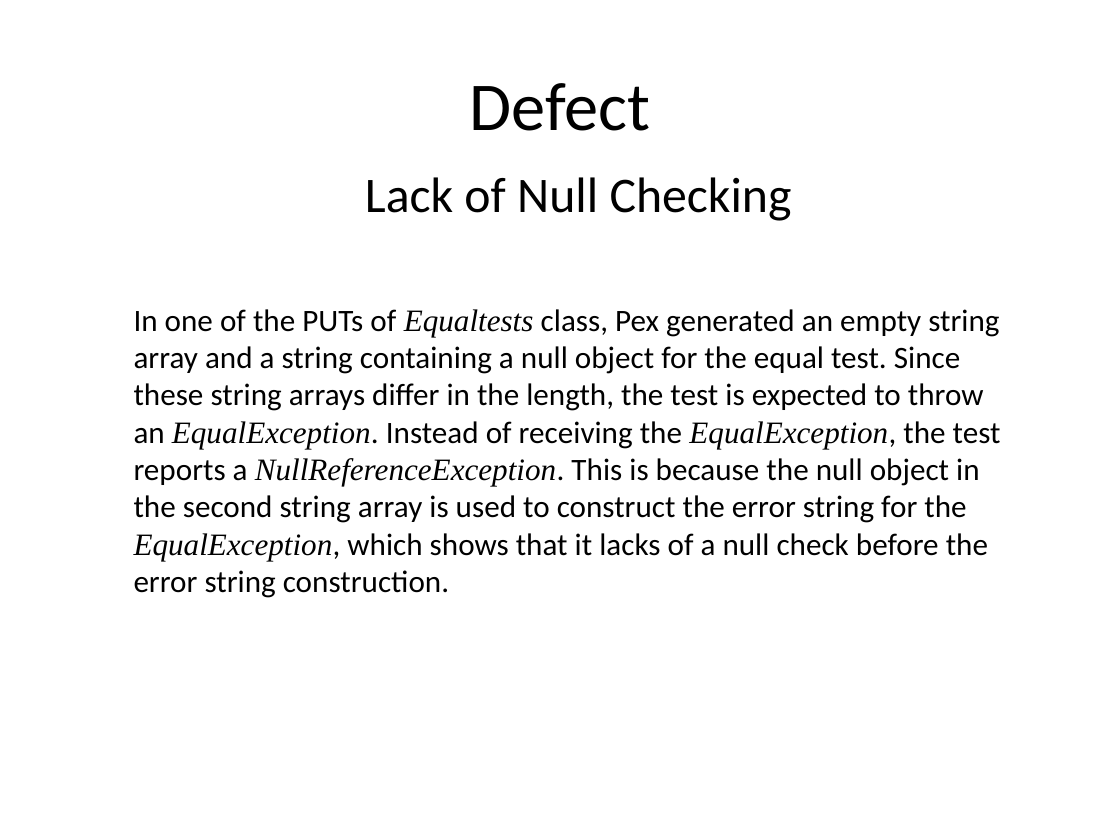
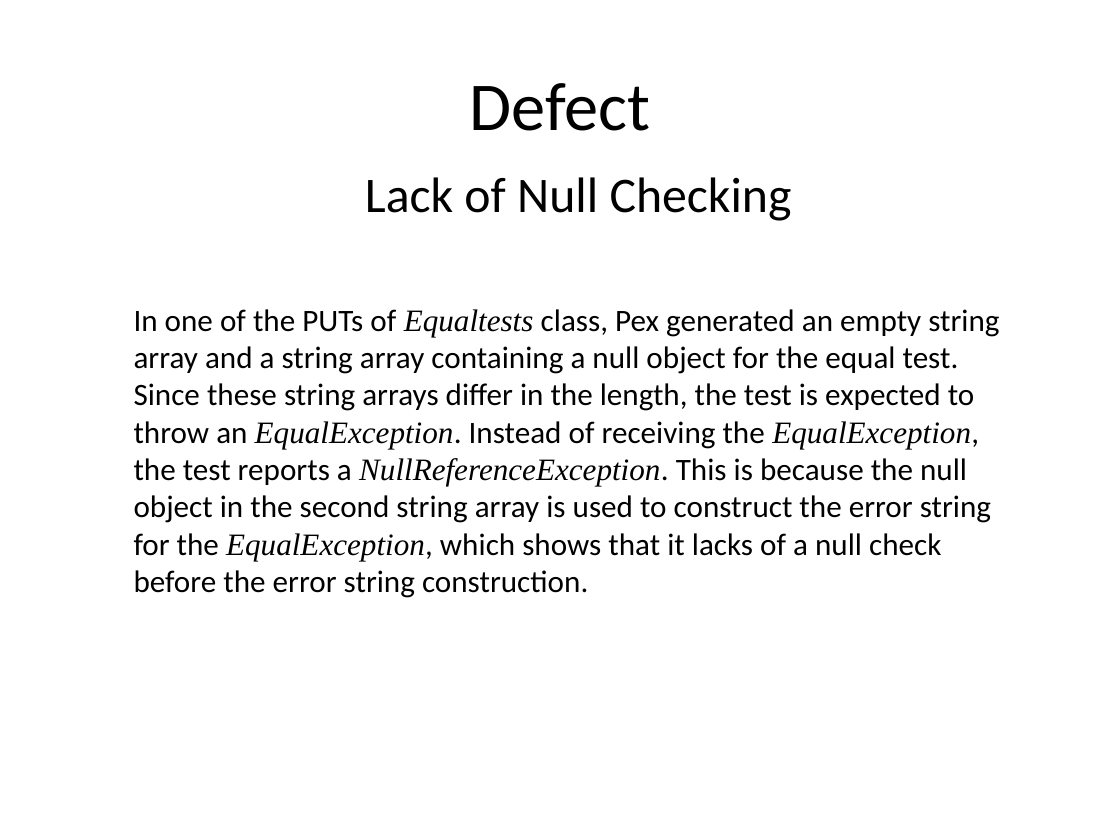
Before and after one commit to mentaman/cspat, a slide deck: slide 9 of xunit/report/Testing.ppt. Drawn at 1120x840 pixels with LibreOffice and Linux fonts; fonts in the diff are those of the drawing. Boxes give left, top, right and bottom in pixels: in the first picture for what was removed or moved away, otherwise in the second. Text is boxed around its words. In the diff, an @@ line names an element or a change of style, - is before the commit and + after.

```diff
--- a/xunit/report/Testing.ppt
+++ b/xunit/report/Testing.ppt
@@ text at (134, 309, 999, 598): text changed @@
-In one of the PUTs of Equaltests class, Pex generated an empty string array and a string containing a null object for the equal test. Since these string arrays differ in the length, the test is expected to throw an EqualException. Instead of receiving the EqualException, the test reports a NullReferenceException. This is because the null object in the second string array is used to construct the error string for the EqualException, which shows that it lacks of a null check before the error string construction.
+In one of the PUTs of Equaltests class, Pex generated an empty string array and a string array containing a null object for the equal test. Since these string arrays differ in the length, the test is expected to throw an EqualException. Instead of receiving the EqualException, the test reports a NullReferenceException. This is because the null object in the second string array is used to construct the error string for the EqualException, which shows that it lacks of a null check before the error string construction.
```
Also in this commit, not shown: 1 other slide changed, 2 other files.
